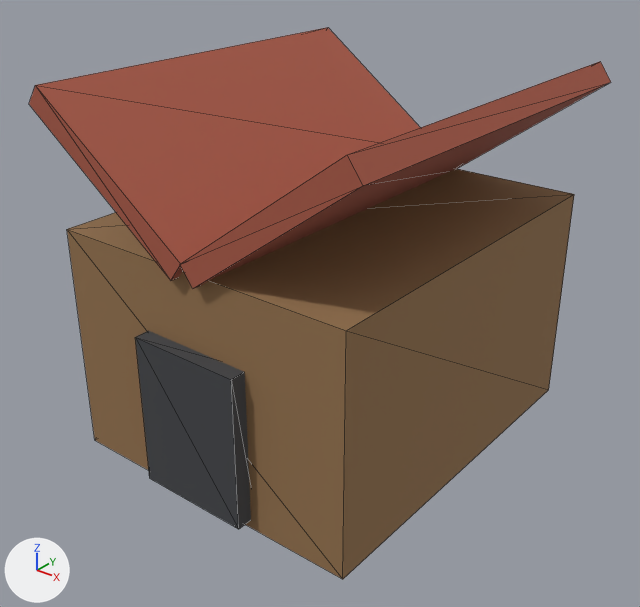
The glTF model assets/decor/dog_house.glb: old version first, new version second.
Camera for both pictures: a camera (50 mm lens) standing at (1.114, -1.44, 0.918) and looking at (0.007, -0.056, 0.06). The axes (+X, +Y, +Z) are drawn at lower left. The lights are the same throughout. The picture after the commit comes second. Mesh edges are drawn as thin lines. Vertices at exactly the same position are counted once.

Names of what the first picture shows: 'dog_house'.
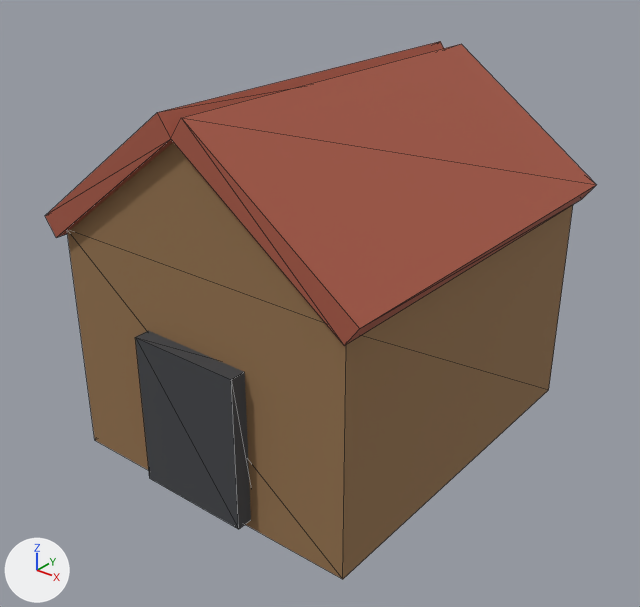
Where the change shows, as pixel boxes (x1, y1, x2, y2) in the pictures (640 x 607 px; the box of a moved part takes in the faces that stretch with it):
'dog_house', reshaped
    before: (29, 27, 611, 579)
    after: (45, 41, 596, 579)
part 1 of me_küp_096, moved or reshaped
    before: (180, 61, 611, 289)
    after: (45, 41, 444, 238)
part 2 of me_küp_096, moved or reshaped
    before: (29, 27, 420, 280)
    after: (171, 44, 596, 346)
part 3 of me_küp_096, added (brown)
    after: (71, 142, 325, 323)

The change, as a list of edits to the scene's bpy script:
```text
Change me_küp_096:
    used by ob_dog_house; location = (0.0, 0.0, 0.0)
    verts and faces of me_küp_096; kept vertices keep their numbers, new ones are numbered from 32
    before: 1 (-0.36, -0.43, 0.26) at pixel (66, 229), 3 (-0.36, 0.43, 0.26), 5 (0.36, -0.43, 0.26) at pixel (346, 330), 7 (0.36, 0.43, 0.26) at pixel (574, 194)
    remove me_küp_096.from_pydata(...)  # 32 vertices, 48 faces; spans x -0.401..0.401, y -0.465..0.45, z -0.26..0.555
    add me_küp_096.from_pydata(...)  # 34 vertices, 54 faces; spans x -0.401..0.401, y -0.465..0.45, z -0.26..0.555
    me_küp_096 part 1: the loose piece of 8 vertices spanning x -0.001..0.401, y -0.45..0.45, z 0.245..0.555 is moved by (-0.4, 0.0, 0.0)
    me_küp_096 part 2: the loose piece of 8 vertices spanning x -0.401..0.001, y -0.45..0.45, z 0.245..0.555 is moved by (0.4, 0.0, 0.0)
    me_küp_096 part 3
    add verts[32] = (0.0, -0.43, 0.52)
    add verts[33] = (0.0, 0.43, 0.52)
    add faces += [(1, 5, 32), (3, 33, 7), (5, 7, 33), (5, 33, 32), (3, 32, 33), (1, 32, 3)]  # mat_ahsap_002 (brown #95734d)
```
